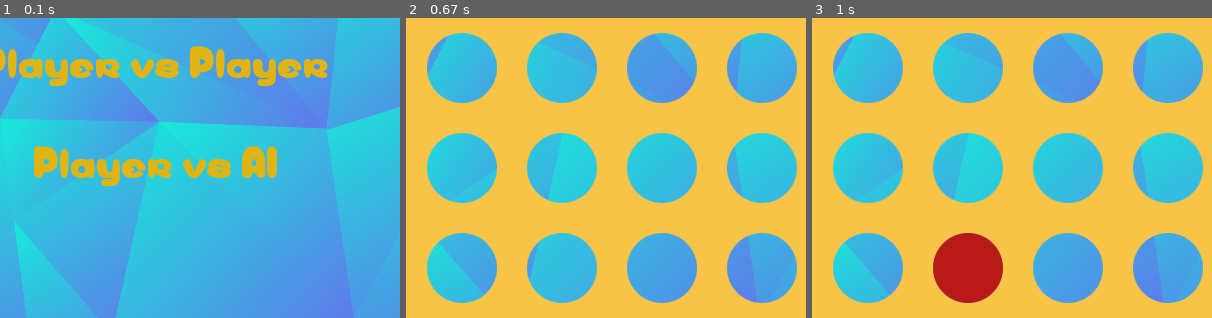
Above: before the commit, frames 1-3 (left to right).
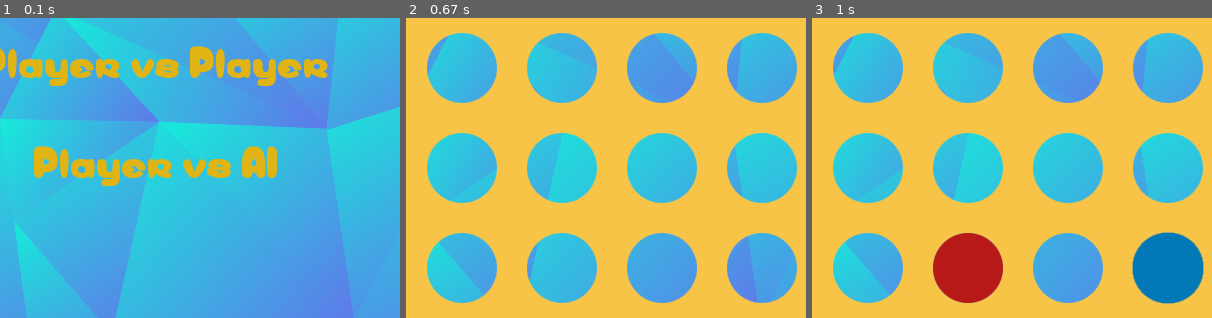
Above: after the commit, the same moments.

Repository: suchiz/Era-Connect4
Game: pygame game, started from src/main.py
Two runs of this game, one before a commit and one after it. Both use one fixed random seed, a clock stepped at 60 frames per second and the inputs below.
Inputs (mouse positions are % of the whole screen's width and height, from its top left):
- Up to frame 1 (0.1 s): no input
- Up to frame 2 (0.67 s): press the mouse at (50, 75) at 0.37 s; move the mouse to (51, 77) at 0.47 s; release the mouse at (53, 80) at 0.6 s
- Up to frame 3 (1 s): press the mouse at (50, 75) at 0.7 s; move the mouse to (33, 45) at 0.8 s; release the mouse at (17, 15) at 0.93 s
The pictures show only the part of the screen within x 30-80%, y 50-100%; the shares and areas given below are measured in that part.

Frames 1-2 are identical in both runs. In frame 3, 3.4% of the frame differs, in the area x 80-98%, y 71-96%.

Commit message:
Random AI

Diff:
--- a/src/connect4.py
+++ b/src/connect4.py
@@ -1,5 +1,5 @@
 import numpy as np
-import sys
+import math
 from gameUI import *
 
 class Board():
@@ -10,15 +10,14 @@
         self.turn = 1
         self.gamelaunched = False
         self.gameover = False
+        self.AIgame = False
 
     def isValid(self, r, c):
         if (r >= 0 and r < self.ROWS and c >= 0 and c < self.COLS and self.board[r, c] == 0):
             return True
         return False
 
-    def add_token(self, mousePos, WIDTH_GAP, SQUARE_WIDTH):
-        posx = mousePos[0]
-        col = math.floor((posx-WIDTH_GAP)/SQUARE_WIDTH)
+    def add_token2(self, col):
         if self.turn%2 == 1:
             player = 1
         else:
@@ -29,7 +28,12 @@
         if self.isValid(row, col):
             self.board[row, col] = player
             self.turn = self.turn + 1
-        return(row, col, player)
+        return (row, col, player)
+
+    def add_token(self, mousePos, WIDTH_GAP, SQUARE_WIDTH):
+        posx = mousePos[0]
+        col = math.floor((posx-WIDTH_GAP)/SQUARE_WIDTH)
+        return self.add_token2(col)
 
 
     def check_win(self):
--- a/src/gameUI.py
+++ b/src/gameUI.py
@@ -1,6 +1,7 @@
 import pygame
 import math
 from font import *
+
 
 class GameUI():
     def __init__ (self, mainWindow, H, W, board):
@@ -31,9 +32,16 @@
         self.mainWindow.blit(self.backgroundPicture, (0,0))
         self.mainWindow.blit(boardPicture, (self.WIDTH_GAP, self.HEIGHT_GAP))
 
+    def displayCoin2(self, col):
+        (row, col, player) = self.board.add_token2(col)
+        if player == 1:
+            self.mainWindow.blit(self.redcoin, (self.WIDTH_GAP+col*self.SQUARE_WIDTH+(self.SQUARE_WIDTH-72)/2, self.WIN_HEIGHT-(row+1)*self.SQUARE_HEIGHT+(self.SQUARE_HEIGHT-72)/2))
+        else:
+            self.mainWindow.blit(self.bluecoin, (self.WIDTH_GAP+col*self.SQUARE_WIDTH+(self.SQUARE_WIDTH-72)/2, self.WIN_HEIGHT-(row+1)*self.SQUARE_HEIGHT+(self.SQUARE_HEIGHT-72)/2))
+
     def displayCoin(self, mousePos):
         (row, col, player) = self.board.add_token(mousePos, self.WIDTH_GAP, self.SQUARE_WIDTH)
-        if (player == 1):
+        if player == 1:
             self.mainWindow.blit(self.redcoin, (self.WIDTH_GAP+col*self.SQUARE_WIDTH+(self.SQUARE_WIDTH-72)/2, self.WIN_HEIGHT-(row+1)*self.SQUARE_HEIGHT+(self.SQUARE_HEIGHT-72)/2))
         else:
             self.mainWindow.blit(self.bluecoin, (self.WIDTH_GAP+col*self.SQUARE_WIDTH+(self.SQUARE_WIDTH-72)/2, self.WIN_HEIGHT-(row+1)*self.SQUARE_HEIGHT+(self.SQUARE_HEIGHT-72)/2))
@@ -66,10 +74,12 @@
         if not self.board.gamelaunched and self.pvpButton.isOver(mousePos):
             self.board.startGame()
             self.displayGame()
+            self.board.AIgame = False
 
         elif not self.board.gamelaunched and self.pveButton.isOver(mousePos):
             self.board.startGame()
             self.displayGame()
+            self.board.AIgame = True
 
         elif self.board.gamelaunched:
             self.displayCoin(mousePos)
--- a/src/main.py
+++ b/src/main.py
@@ -1,4 +1,5 @@
 import pygame
+import random
 from gameUI import *
 from connect4 import *
 
@@ -8,6 +9,9 @@
 DEFAULT_COLOR = (224, 180, 20)
 HOVER_COLOR = (247, 224, 140)
 FONT = '../ressources/Birdy Game.ttf'
+
+HUMAN = 1
+AI = 0
 
 #Init window
 pygame.init()
@@ -34,6 +38,13 @@
         if event.type == pygame.MOUSEBUTTONDOWN:
             gameUI.clickEventManagement(mousePos)
 
+    if board.turn % 2 == AI and board.AIgame is True and not board.gameover:
+        col = random.randint(0, board.COLS-1)
+        gameUI.displayCoin2(col)
+        if board.check_win2():
+            board.gameOver()
+            gameUI.displayWinner(int(board.check_win()))
+
     if currentTicks - oldTicks < delayInterval:
         pygame.time.delay(delayInterval - (currentTicks-oldTicks))
     pygame.display.flip()
